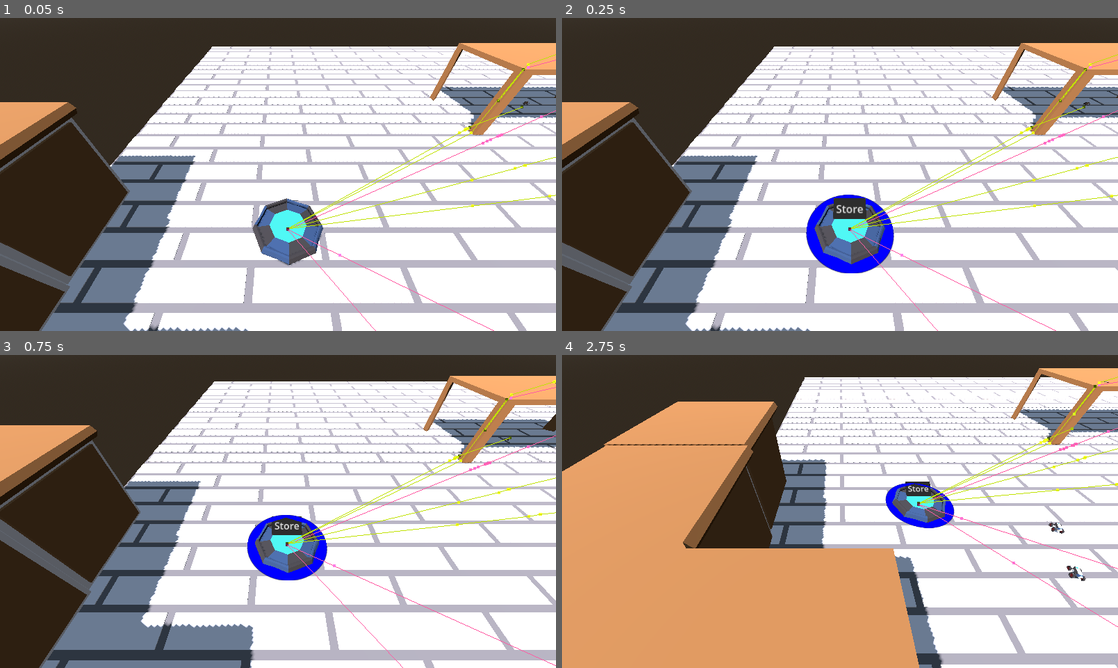
Above: before the commit, frames 1-4 (two rows, left to right).
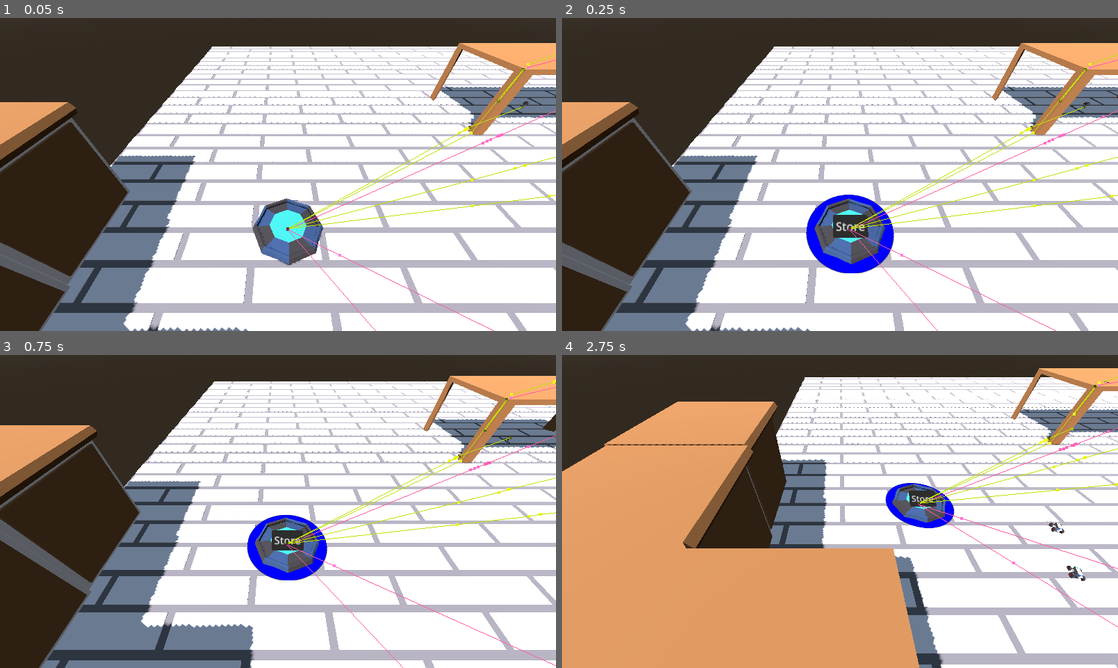
Above: after the commit, the same moments.

Repository: Degenerate-Games/psgamejam16
Game: Godot game, scene res://scenes/room.tscn
The game is run twice, just before and just after one commit, with the same random seed, the same clock (stepped at 60 frames per second) and the same inputs.
Inputs (mouse positions are in pixels of both pictures, inside the frame that each line leads up to):
- Up to frame 1 (0.05 s): no input
- Up to frame 2 (0.25 s): no input
- Up to frame 3 (0.75 s): move the mouse to (400, 495) at 0.52 s; hold S (camera_backward) from 0.53 s (still down); click (400, 495) at 0.67 s
- Up to frame 4 (2.75 s): move the mouse to (728, 527) at 1.27 s; release S (camera_backward) at 1.28 s; tap W (camera_forward) at 1.35 s; click (728, 527) at 1.42 s; move the mouse to (895, 442) at 2.02 s; hold A (camera_left) from 2.03 s (still down); click (895, 442) at 2.17 s

Frame 1 is identical in both runs. In frame 2, 0.6% of the frame differs, in the area x 48-56%, y 57-71%; in frame 3, 0.4%; in frame 4, 0.3%.

Commit message:
Adjust placement of store button

Diff:
--- a/PestWars/scenes/structures/friendly/bot_base.tscn
+++ b/PestWars/scenes/structures/friendly/bot_base.tscn
@@ -94,7 +94,7 @@
 texture = SubResource("ViewportTexture_uyrb3")
 
 [node name="Button3DComponent" parent="." instance=ExtResource("6_x0yq0")]
-transform = Transform3D(10, 0, 0, 0, 5.06139, 8.62452, 0, -8.62452, 5.06139, 0, 1.78183, -2.26375)
+transform = Transform3D(10, 0, 0, 0, 5.06139, 8.62452, 0, -8.62452, 5.06139, 0, 1.78183, 0.702092)
 collision_layer = 32
 collision_mask = 0
 
